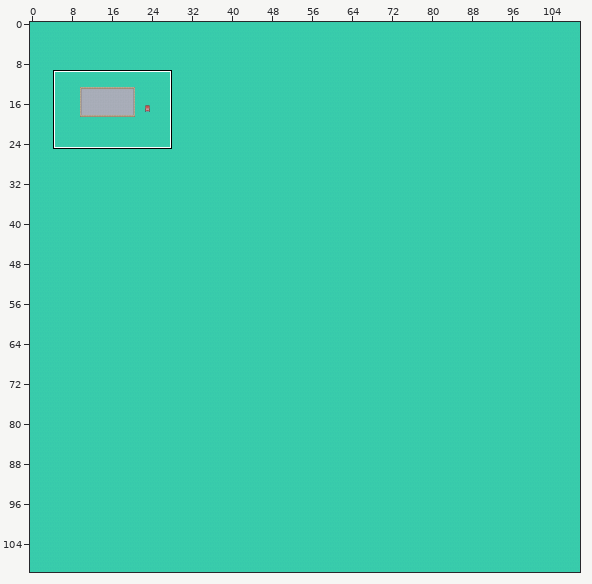
One commit to this Tiled map (JSON): tiled/maps/main.json. The picture above shows the old version from afar; the outline marks the close-up.
Close-up. Before:
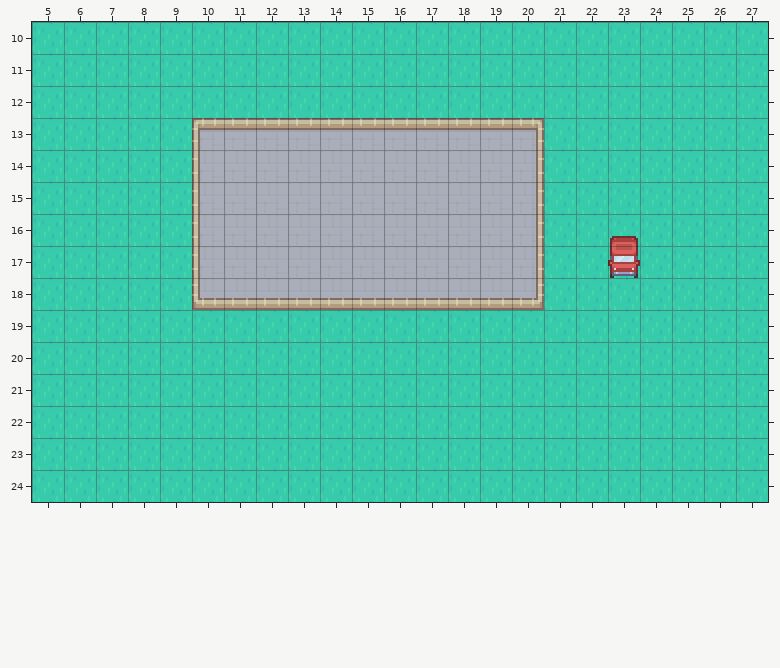
Cells are 16x16 px. Shown: x 5..27, y 10..24.
The same view after the edit:
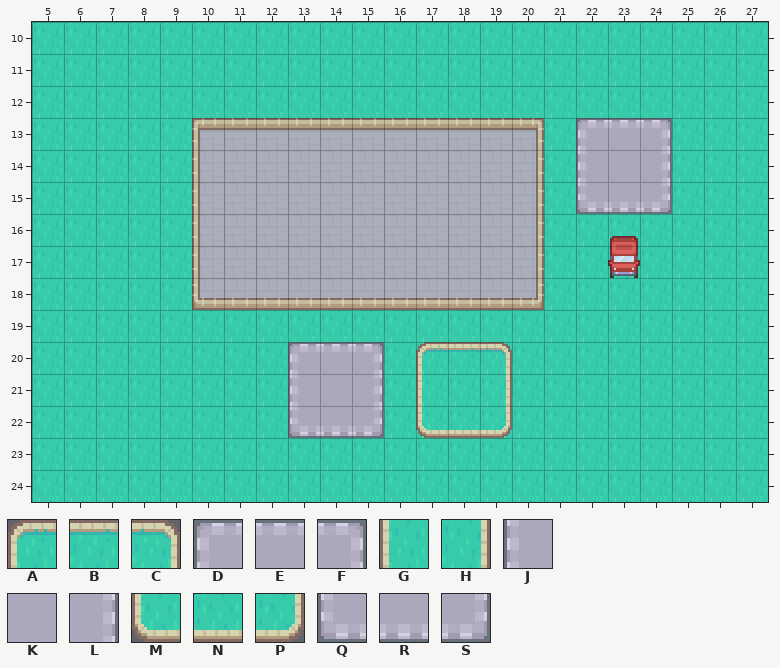
Key: from "kenney-urban-rpg": A 0, B 1, C 2, D 8, E 9, F 10, G 27, H 29, J 35, K 36, L 37, M 54, N 55, P 56, Q 62, R 63, S 64.
_ is an empty cell, . an unchanged one.
Commit message: Upgraded excaliburjs; map is busted tho
Changes in this commit:
--- layer "Test"
@@ x 22..24 @@
-13 ___
-14 ___
-15 ___
+13 DEF
+14 JKL
+15 QRS
@@ x 13..19 @@
-20 ___.___
-21 ___._._
-22 ___.___
+20 DEF.ABC
+21 JKL.G.H
+22 QRS.MNP
